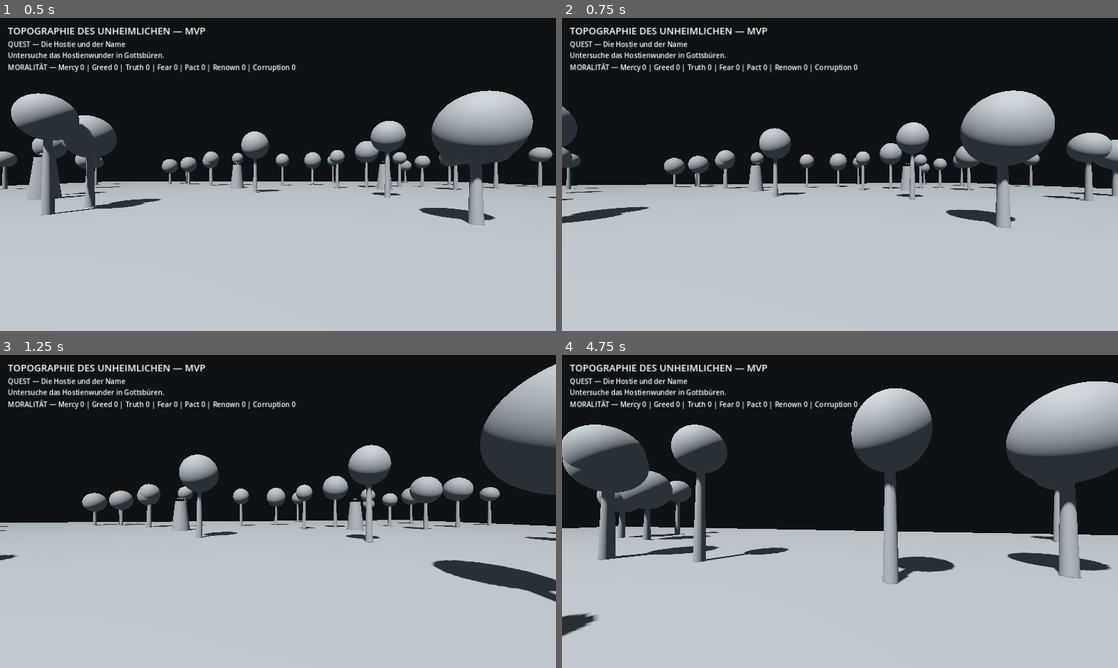
Above: before the commit, frames 1-4 (two rows, left to right).
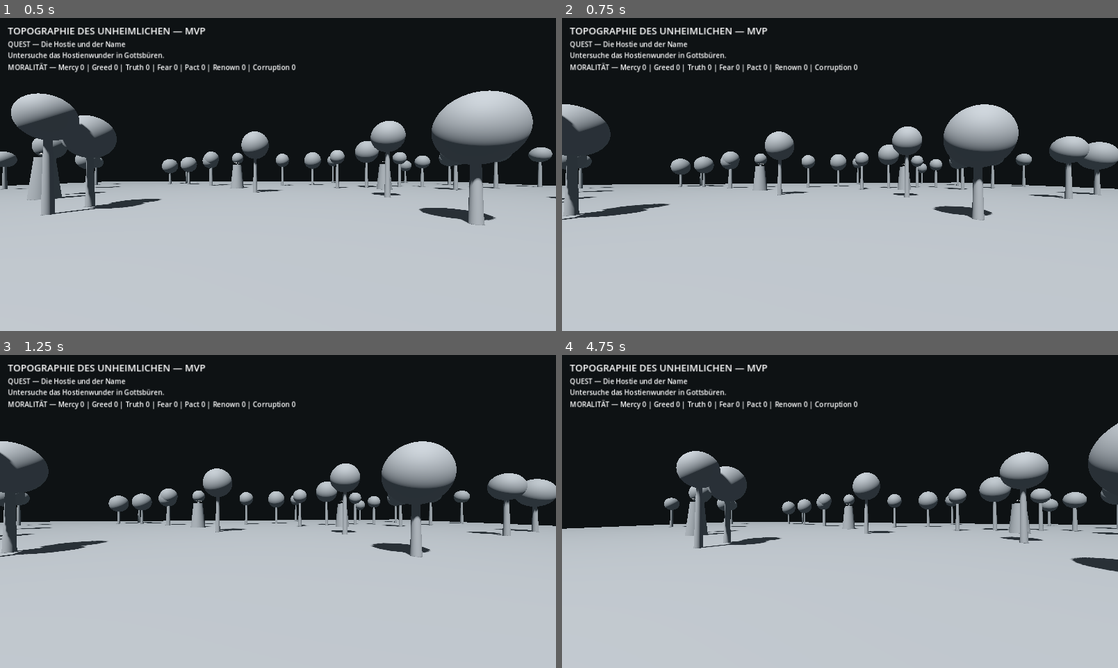
Above: after the commit, the same moments.

Repository: Zweeback/Zweeback-topographie-des-unheimlichen
Game: Godot game, scene res://src/main.tscn
Same seed, same stepped clock (60 frames per second), same inputs: the game is played once before the commit and once after it.
Inputs (mouse positions are in pixels of both pictures, inside the frame that each line leads up to):
- Up to frame 1 (0.5 s): no input
- Up to frame 2 (0.75 s): tap Enter at 0.5 s; move the mouse to (867, 174) at 0.52 s; hold W (move_forward, bound only before the commit) from 0.53 s (still down); tap E (interact, bound only before the commit) at 0.6 s
- Up to frame 3 (1.25 s): keep holding W (move_forward, bound only before the commit)
- Up to frame 4 (4.75 s): keep holding W (move_forward, bound only before the commit); move the mouse to (812, 511) at 1.27 s; tap E (interact, bound only before the commit) every 0.75 s from 1.35 to 4.35 s; move the mouse to (851, 505) at 2.02 s; move the mouse to (834, 517) at 2.77 s; move the mouse to (878, 514) at 3.52 s; move the mouse to (795, 508) at 4.27 s

Frame 1 is identical in both runs. In frame 2, 9.7% of the frame differs, in the area x 0-100%, y 23-68%; in frame 3, 17%; in frame 4, 24%, in the area x 0-100%, y 8-90%.

Commit message:
fix(mvp): simplify project input configuration

Diff:
--- a/project.godot
+++ b/project.godot
@@ -18,25 +18,3 @@
 
 [autoload]
 GameState="*res://src/game_state.gd"
-
-[input]
-move_forward={
-"deadzone": 0.5,
-"events": [Object(InputEventKey,"physical_keycode":87)]
-}
-move_back={
-"deadzone": 0.5,
-"events": [Object(InputEventKey,"physical_keycode":83)]
-}
-move_left={
-"deadzone": 0.5,
-"events": [Object(InputEventKey,"physical_keycode":65)]
-}
-move_right={
-"deadzone": 0.5,
-"events": [Object(InputEventKey,"physical_keycode":68)]
-}
-interact={
-"deadzone": 0.5,
-"events": [Object(InputEventKey,"physical_keycode":69)]
-}
